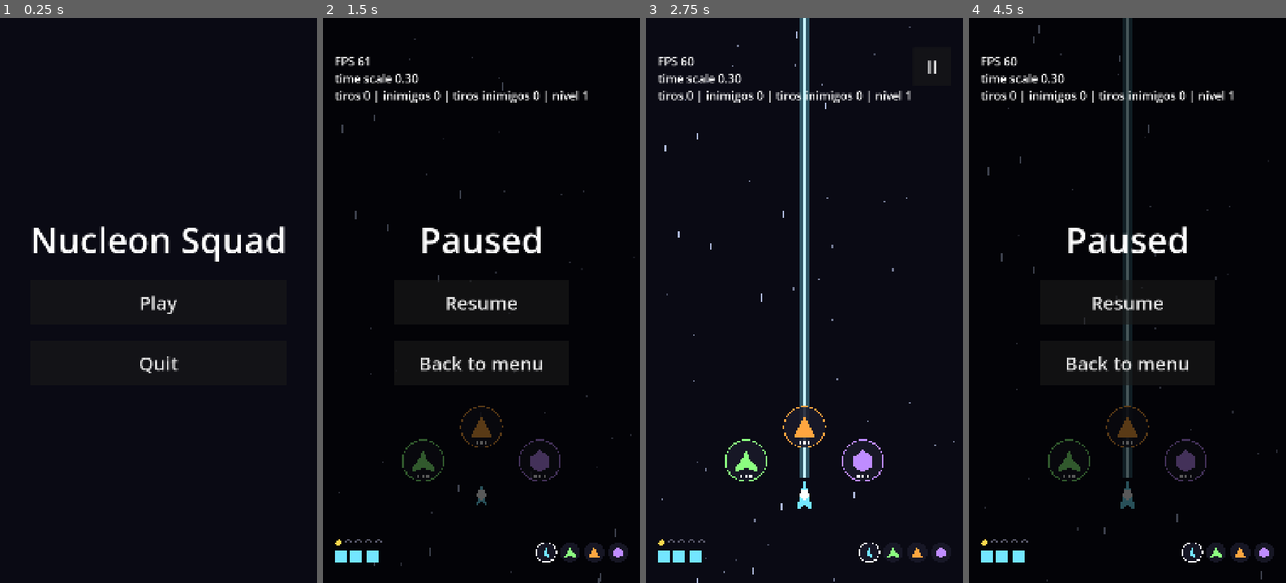
Above: before the commit, frames 1-4 (left to right).
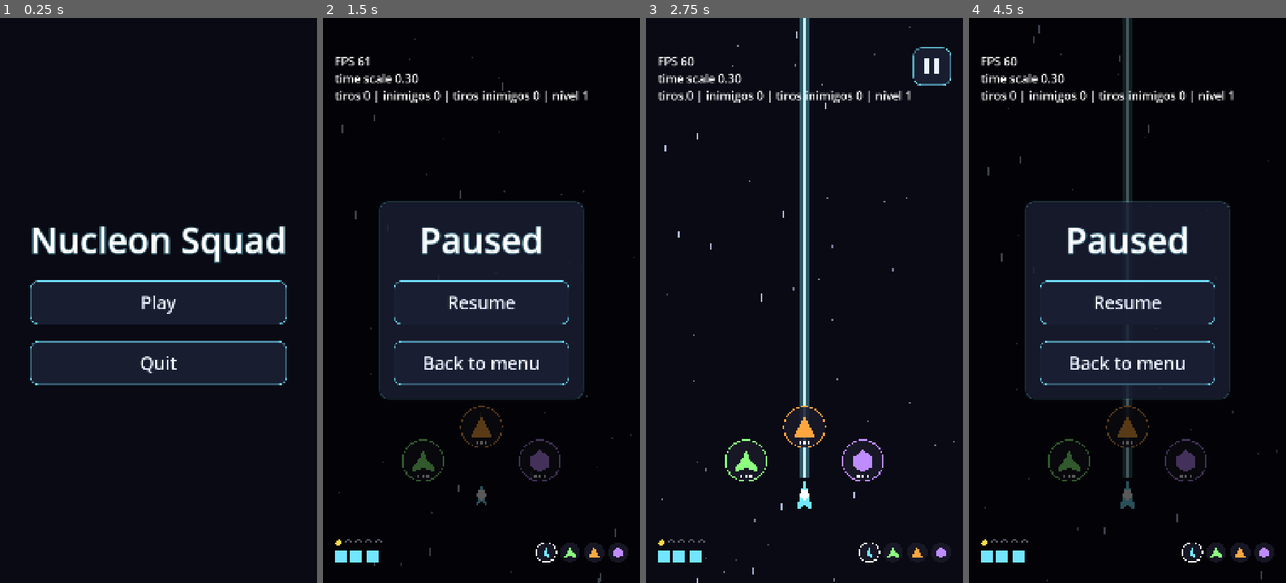
Above: after the commit, the same moments.

Repository: GDPonsoni/Nucleon-Squad-3D
Game: Godot game, scene res://scenes/menu.tscn
Same seed, same stepped clock (60 frames per second), same inputs: the game is played once before the commit and once after it.
Inputs (mouse positions are in pixels of both pictures, inside the frame that each line leads up to):
- Up to frame 1 (0.25 s): no input
- Up to frame 2 (1.5 s): click "Play" at 0.5 s; click (608, 68) at 1.25 s
- Up to frame 3 (2.75 s): click "Resume" at 2 s
- Up to frame 4 (4.5 s): click (1254, 68) at 2.75 s; click "Resume" at 3.5 s; click (1254, 68) at 4.25 s

The runs differ from the first frame. In frame 1, 14% of the frame differs, in the area x 9-91%, y 36-65%; in frame 2, 22%, in the area x 17-83%, y 32-68%; in frame 3, 0.8%; in frame 4, 21%.

Commit message:
feat(ui): adiciona tema visual com botões arredondados e painéis
UiTheme cria o tema por código (cores e tamanhos em Params): botões com
borda na cor de destaque, título com brilho, subtítulo, painéis
translúcidos nos menus de pausa e fim de partida e ícone de pausa
desenhado.

Co-Authored-By: Claude Opus 5.5 <noreply@anthropic.com>

Diff:
--- a/scripts/core/params.gd
+++ b/scripts/core/params.gd
@@ -9,8 +9,19 @@
 var debug_unlock_all: bool = false  # libera todas as fases sem mexer no save
 
 # --- Interface ---
-var ui_font_size: int = 64
+var ui_font_size: int = 60
 var title_font_size: int = 120
+var title_outline_size: int = 14
+var subtitle_font_size: int = 44
+var ui_accent_color: Color = Color(0.45, 0.9, 1.0)
+var ui_panel_color: Color = Color(0.1, 0.12, 0.2, 0.92)
+var ui_panel_alpha: float = 0.8
+var ui_text_color: Color = Color(0.92, 0.95, 1.0)
+var ui_muted_text_color: Color = Color(0.6, 0.66, 0.78)
+var ui_corner_radius: int = 28
+var ui_border_width: int = 3
+var ui_button_padding: float = 24.0
+var ui_panel_padding: float = 48.0
 var button_min_size: Vector2 = Vector2(600.0, 150.0)
 var menu_spacing: int = 56
 var pause_button_size: Vector2 = Vector2(130.0, 130.0)
--- a/scripts/ui/game_over_menu.gd
+++ b/scripts/ui/game_over_menu.gd
@@ -15,7 +15,7 @@
 	add_child(_overlay)
 
 	var column := UiFactory.make_column()
-	_overlay.add_child(UiFactory.make_centered(column))
+	_overlay.add_child(UiFactory.make_centered(UiFactory.make_panel(column)))
 	column.add_child(UiFactory.make_title("GAMEOVER_TITLE"))
 
 	var retry_button := UiFactory.make_button("GAMEOVER_RETRY")
--- a/scripts/ui/main_menu.gd
+++ b/scripts/ui/main_menu.gd
@@ -5,6 +5,7 @@
 func _ready() -> void:
 	RenderingServer.set_default_clear_color(Params.background_color)
 	set_anchors_preset(Control.PRESET_FULL_RECT)
+	UiFactory.apply_theme(self)
 
 	var column := UiFactory.make_column()
 	add_child(UiFactory.make_centered(column))
--- a/scripts/ui/pause_menu.gd
+++ b/scripts/ui/pause_menu.gd
@@ -12,9 +12,9 @@
 	process_mode = Node.PROCESS_MODE_ALWAYS
 
 	_pause_button = Button.new()
-	_pause_button.text = "II"  # ícone de pausa, não é texto traduzível
 	_pause_button.focus_mode = Control.FOCUS_NONE
-	_pause_button.add_theme_font_size_override("font_size", Params.ui_font_size)
+	UiFactory.apply_theme(_pause_button)
+	_pause_button.draw.connect(_draw_pause_icon)
 	_pause_button.set_anchors_preset(Control.PRESET_TOP_RIGHT)
 	_pause_button.offset_left = -Params.pause_button_margin.x - Params.pause_button_size.x
 	_pause_button.offset_right = -Params.pause_button_margin.x
@@ -28,7 +28,7 @@
 	add_child(_overlay)
 
 	var column := UiFactory.make_column()
-	_overlay.add_child(UiFactory.make_centered(column))
+	_overlay.add_child(UiFactory.make_centered(UiFactory.make_panel(column)))
 	column.add_child(UiFactory.make_title("PAUSE_TITLE"))
 
 	var resume_button := UiFactory.make_button("PAUSE_RESUME")
@@ -38,6 +38,16 @@
 	var exit_button := UiFactory.make_button("PAUSE_EXIT_TO_MENU")
 	exit_button.pressed.connect(_exit_to_menu)
 	column.add_child(exit_button)
+
+
+## Duas barras verticais desenhadas sobre o botão.
+func _draw_pause_icon() -> void:
+	var size: Vector2 = _pause_button.size
+	var bar := Vector2(size.x * 0.13, size.y * 0.42)
+	var gap: float = size.x * 0.12
+	var top: float = (size.y - bar.y) * 0.5
+	for x in [size.x * 0.5 - gap * 0.5 - bar.x, size.x * 0.5 + gap * 0.5]:
+		_pause_button.draw_rect(Rect2(Vector2(x, top), bar), Params.ui_text_color)
 
 
 func open() -> void:
--- a/scripts/ui/stage_clear_menu.gd
+++ b/scripts/ui/stage_clear_menu.gd
@@ -16,7 +16,7 @@
 	add_child(_overlay)
 
 	var column := UiFactory.make_column()
-	_overlay.add_child(UiFactory.make_centered(column))
+	_overlay.add_child(UiFactory.make_centered(UiFactory.make_panel(column)))
 	column.add_child(UiFactory.make_title("STAGE_CLEAR_TITLE"))
 
 	_next_button = UiFactory.make_button("STAGE_NEXT")
--- a/scripts/ui/ui_factory.gd
+++ b/scripts/ui/ui_factory.gd
@@ -1,6 +1,11 @@
 class_name UiFactory
-## Cria elementos de interface com o mesmo estilo (placeholders até ter tema próprio).
+## Cria elementos de interface com o tema do jogo (UiTheme).
 ## Textos recebem chaves da tabela de tradução (data/i18n/strings.csv).
+
+
+## Aplica o tema na raiz de uma tela (os filhos herdam).
+static func apply_theme(root: Control) -> void:
+	root.theme = UiTheme.get_theme()
 
 
 static func make_column() -> VBoxContainer:
@@ -14,7 +19,15 @@
 	var label := Label.new()
 	label.text = text_key
 	label.horizontal_alignment = HORIZONTAL_ALIGNMENT_CENTER
-	label.add_theme_font_size_override("font_size", Params.title_font_size)
+	label.theme_type_variation = &"TitleLabel"
+	return label
+
+
+static func make_subtitle(text_key: String) -> Label:
+	var label := Label.new()
+	label.text = text_key
+	label.horizontal_alignment = HORIZONTAL_ALIGNMENT_CENTER
+	label.theme_type_variation = &"SubtitleLabel"
 	return label
 
 
@@ -22,10 +35,16 @@
 	var button := Button.new()
 	button.text = text_key
 	button.custom_minimum_size = Params.button_min_size
-	button.add_theme_font_size_override("font_size", Params.ui_font_size)
 	# Sem contorno de foco ao tocar
 	button.focus_mode = Control.FOCUS_NONE
 	return button
+
+
+## Painel translúcido com cantos arredondados envolvendo o conteúdo.
+static func make_panel(child: Control) -> PanelContainer:
+	var panel := PanelContainer.new()
+	panel.add_child(child)
+	return panel
 
 
 ## Container centralizado ocupando a tela inteira.
@@ -36,9 +55,10 @@
 	return center
 
 
-## Fundo escurecido de tela cheia que bloqueia toques no jogo.
+## Fundo escurecido de tela cheia que bloqueia toques no jogo (já com o tema).
 static func make_overlay() -> ColorRect:
 	var overlay := ColorRect.new()
 	overlay.color = Params.pause_overlay_color
 	overlay.set_anchors_preset(Control.PRESET_FULL_RECT)
+	apply_theme(overlay)
 	return overlay
--- /dev/null
+++ b/scripts/ui/ui_theme.gd
@@ -0,0 +1,59 @@
+class_name UiTheme
+## Tema visual da interface, criado por código e compartilhado por todas as telas.
+## Cores e tamanhos vêm de Params (seção Interface).
+
+static var _theme: Theme
+
+
+static func get_theme() -> Theme:
+	if _theme == null:
+		_theme = _build()
+	return _theme
+
+
+static func _build() -> Theme:
+	var theme := Theme.new()
+	theme.default_font_size = Params.ui_font_size
+
+	# Botões: painel arredondado com borda na cor de destaque
+	var accent: Color = Params.ui_accent_color
+	theme.set_stylebox("normal", "Button", _box(Params.ui_panel_color, accent))
+	theme.set_stylebox("hover", "Button", _box(Params.ui_panel_color.lightened(0.08), accent))
+	theme.set_stylebox("pressed", "Button", _box(accent.darkened(0.55), accent.lightened(0.3)))
+	theme.set_stylebox("disabled", "Button", _box(Params.ui_panel_color.darkened(0.3), Params.ui_muted_text_color.darkened(0.4)))
+	theme.set_stylebox("focus", "Button", StyleBoxEmpty.new())
+	theme.set_color("font_color", "Button", Params.ui_text_color)
+	theme.set_color("font_hover_color", "Button", Params.ui_text_color)
+	theme.set_color("font_pressed_color", "Button", Color.WHITE)
+	theme.set_color("font_disabled_color", "Button", Params.ui_muted_text_color.darkened(0.3))
+	theme.set_font_size("font_size", "Button", Params.ui_font_size)
+
+	theme.set_color("font_color", "Label", Params.ui_text_color)
+	theme.set_font_size("font_size", "Label", Params.ui_font_size)
+
+	# Título com brilho na cor de destaque
+	theme.set_type_variation("TitleLabel", "Label")
+	theme.set_font_size("font_size", "TitleLabel", Params.title_font_size)
+	theme.set_color("font_color", "TitleLabel", Color.WHITE)
+	theme.set_color("font_outline_color", "TitleLabel", Color(accent, 0.45))
+	theme.set_constant("outline_size", "TitleLabel", Params.title_outline_size)
+
+	theme.set_type_variation("SubtitleLabel", "Label")
+	theme.set_font_size("font_size", "SubtitleLabel", Params.subtitle_font_size)
+	theme.set_color("font_color", "SubtitleLabel", Params.ui_muted_text_color)
+
+	# Painéis translúcidos atrás dos menus
+	var panel := _box(Color(Params.ui_panel_color, Params.ui_panel_alpha), Color(accent, 0.25))
+	panel.set_content_margin_all(Params.ui_panel_padding)
+	theme.set_stylebox("panel", "PanelContainer", panel)
+	return theme
+
+
+static func _box(background: Color, border: Color) -> StyleBoxFlat:
+	var box := StyleBoxFlat.new()
+	box.bg_color = background
+	box.border_color = border
+	box.set_border_width_all(Params.ui_border_width)
+	box.set_corner_radius_all(Params.ui_corner_radius)
+	box.set_content_margin_all(Params.ui_button_padding)
+	return box
Not shown, added: scripts/ui/ui_theme.gd.uid
